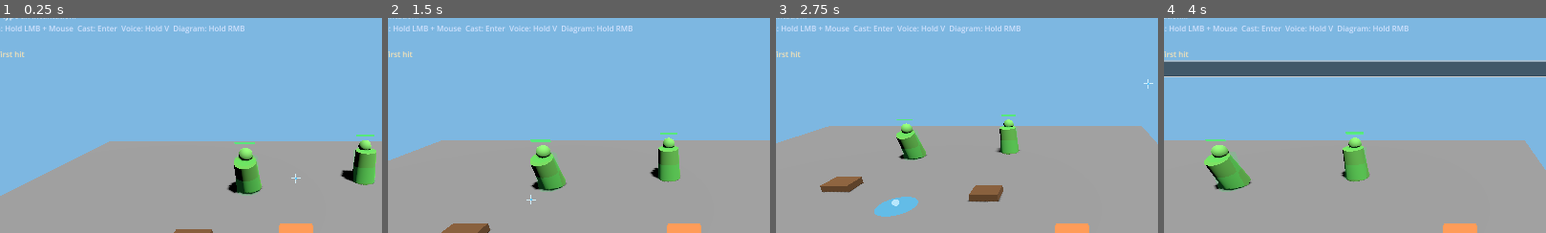
Above: before the commit, frames 1-4 (left to right).
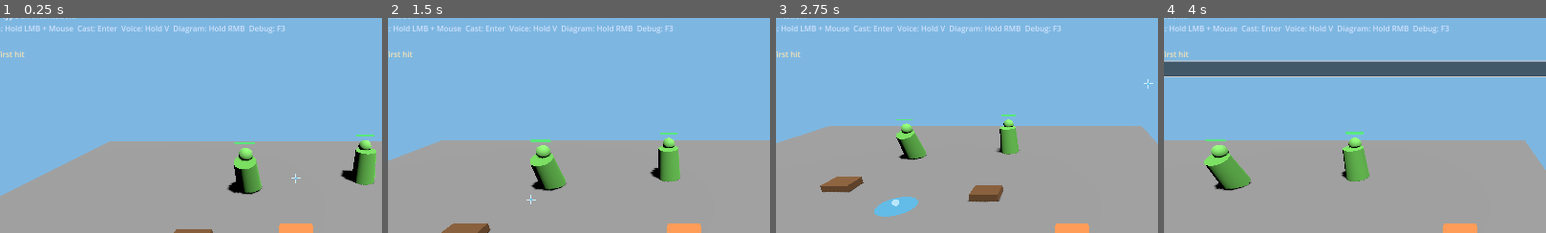
Above: after the commit, the same moments.

Repository: sh4d0w28/the-magic-engine
Game: Godot game, scene res://scenes/Main.tscn
Two runs of this game, one before a commit and one after it. Both use one fixed random seed, a clock stepped at 60 frames per second and the inputs below.
Inputs (mouse positions are % of the whole screen's width and height, from its top left):
- Up to frame 1 (0.25 s): no input
- Up to frame 2 (1.5 s): tap Enter at 0.5, 1.35 s; move the mouse to (72, 45) at 0.52 s; hold D (move_right) 0.53-1.28 s; hold V (voice_charge) 0.53-1.28 s; click (72, 45) at 0.67 s; move the mouse to (30, 55) at 1.27 s; hold S (move_back) from 1.28 s (still down); click (30, 55) at 1.42 s
- Up to frame 3 (2.75 s): move the mouse to (60, 28) at 2.02 s; release S (move_back) at 2.03 s; hold D (move_right) from 2.03 s (still down); hold V (voice_charge) from 2.03 s (still down); click (60, 28) at 2.17 s
- Up to frame 4 (4 s): move the mouse to (45, 70) at 2.77 s; release D (move_right) at 2.78 s; release V (voice_charge) at 2.78 s; hold W (move_forward) 2.78-3.5 s; tap Enter at 2.85 s; click (45, 70) at 2.92 s; click (50, 24) at 3.52 s; type "12" at 3.6 s
The pictures show only the part of the screen within x 11-61%, y 13-63%; the shares and areas given below are measured in that part.

The runs differ from the first frame. In frame 1, 0.5% of the frame differs, in the area x 61-98%, y 3-83%; in frame 2, 0.4%; in frame 3, 0.3%; in frame 4, 0.3%.

Commit message:
feat: add runtime toggle for hitbox debug visuals

Diff:
--- a/project.godot
+++ b/project.godot
@@ -44,6 +44,10 @@
 "deadzone": 0.5,
 "events": [Object(InputEventMouseButton,"resource_local_to_scene":false,"resource_name":"","device":-1,"window_id":0,"a …(254 unchanged characters)…
 }
+toggle_debug_hitboxes={
+"deadzone": 0.5,
+"events": [Object(InputEventKey,"resource_local_to_scene":false,"resource_name":"","device":-1,"window_id":0,"alt_pressed":false,"shift_pressed":false,"ctrl_pressed":false,"meta_pressed":false,"pressed":false,"keycode":0,"physical_keycode":114,"key_label":0,"unicode":0,"location":0,"echo":false,"script":null)]
+}
 
 [rendering]
 
--- a/scenes/ui/HUD.tscn
+++ b/scenes/ui/HUD.tscn
@@ -44,7 +44,7 @@
 
 [node name="ControlsLabel" type="Label" parent="MarginContainer/VBoxContainer"]
 layout_mode = 2
-text = "Move: WASD  Camera: Hold LMB + Mouse  Cast: Enter  Voice: Hold V  Diagram: Hold RMB"
+text = "Move: WASD  Camera: Hold LMB + Mouse  Cast: Enter  Voice: Hold V  Diagram: Hold RMB  Debug: F3"
 
 [node name="VoicePowerLabel" type="Label" parent="MarginContainer/VBoxContainer"]
 layout_mode = 2
--- a/scripts/effects/Fireball.gd
+++ b/scripts/effects/Fireball.gd
@@ -44,6 +44,11 @@
 	_mesh.scale = _base_scale * pulse * (1.0 - travel_ratio * 0.15)
 	if _distance_travelled >= _max_range:
 		queue_free()
+
+
+func _ready() -> void:
+	add_to_group("debug_hitbox_owner")
+	set_debug_hitbox_visible(bool(get_tree().get_meta("show_debug_hitboxes", false)))
 
 
 func _find_collision(sample_position: Vector3) -> Dictionary:
@@ -101,3 +106,10 @@
 	if _debug_splash_radius != null:
 		var radius_scale := maxf(_splash_radius / 1.8, 0.001)
 		_debug_splash_radius.scale = Vector3.ONE * radius_scale
+
+
+func set_debug_hitbox_visible(is_visible: bool) -> void:
+	if _debug_direct_hit != null:
+		_debug_direct_hit.visible = is_visible
+	if _debug_splash_radius != null:
+		_debug_splash_radius.visible = is_visible
--- a/scripts/environment/TargetDummy.gd
+++ b/scripts/environment/TargetDummy.gd
@@ -25,11 +25,12 @@
 
 func _ready() -> void:
 	add_to_group("target_dummy")
+	add_to_group("debug_hitbox_owner")
 	_body_material = _duplicate_material(_body_mesh)
 	_head_material = _duplicate_material(_head_mesh)
 	current_health = max_health
 	_update_health_visuals()
-	_debug_hitbox.visible = true
+	set_debug_hitbox_visible(bool(get_tree().get_meta("show_debug_hitboxes", false)))
 
 
 func _process(delta: float) -> void:
@@ -132,3 +133,8 @@
 	tween.parallel().tween_property(label, "position:y", label.position.y + 0.8, 0.45)
 	tween.parallel().tween_property(label, "modulate:a", 0.0, 0.45)
 	tween.finished.connect(label.queue_free)
+
+
+func set_debug_hitbox_visible(is_visible: bool) -> void:
+	if _debug_hitbox != null:
+		_debug_hitbox.visible = is_visible
--- a/scripts/input/InputController.gd
+++ b/scripts/input/InputController.gd
@@ -11,6 +11,7 @@
 	_hud.input_submitted.connect(_on_input_submitted)
 	_voice_power_tracker.voice_power_changed.connect(_on_voice_power_changed)
 	_diagram_recognizer.diagram_changed.connect(_on_diagram_changed)
+	get_tree().set_meta("show_debug_hitboxes", false)
 	call_deferred("_initialize_ui_state")
 
 
@@ -32,6 +33,9 @@
 			_hud.close_input()
 			_hud.set_status("Input cancelled.")
 			_debug_panel.set_message("Input cancelled.")
+			get_viewport().set_input_as_handled()
+		elif event.is_action_pressed("toggle_debug_hitboxes"):
+			_toggle_debug_hitboxes()
 			get_viewport().set_input_as_handled()
 
 
@@ -62,3 +66,13 @@
 
 func _on_diagram_changed(diagram_result: Dictionary) -> void:
 	_debug_panel.set_diagram_result(diagram_result)
+
+
+func _toggle_debug_hitboxes() -> void:
+	var show_debug_hitboxes: bool = not bool(get_tree().get_meta("show_debug_hitboxes", false))
+	get_tree().set_meta("show_debug_hitboxes", show_debug_hitboxes)
+	for node in get_tree().get_nodes_in_group("debug_hitbox_owner"):
+		if node.has_method("set_debug_hitbox_visible"):
+			node.set_debug_hitbox_visible(show_debug_hitboxes)
+	_hud.set_status("Debug hitboxes: %s" % ("On" if show_debug_hitboxes else "Off"))
+	_debug_panel.set_message("Debug hitboxes %s." % ("enabled" if show_debug_hitboxes else "disabled"))
